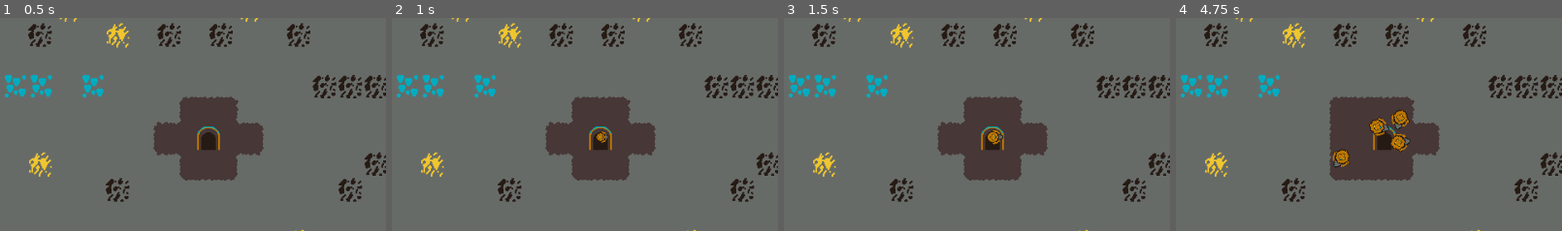
Above: before the commit, frames 1-4 (left to right).
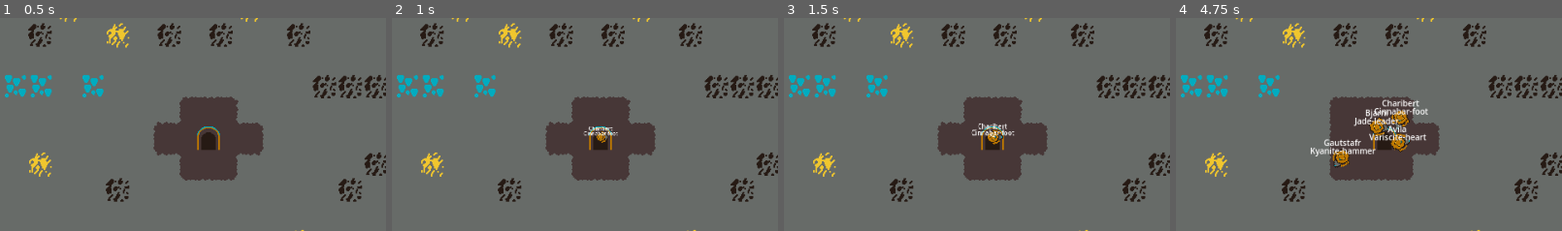
Above: after the commit, the same moments.

Repository: where-fore/dwarves
Game: Godot game, scene res://loose/main_game.tscn
Two runs of this game, one before a commit and one after it. Both use one fixed random seed, a clock stepped at 60 frames per second and the inputs below.
Inputs (mouse positions are % of the whole screen's width and height, from its top left):
- Up to frame 1 (0.5 s): no input
- Up to frame 2 (1 s): click "Everyone, get in here!" at 0.5 s
- Up to frame 3 (1.5 s): click "Everyone, get in here!" at 1.25 s
- Up to frame 4 (4.75 s): click "Everyone, get in here!" at 2 s; tap Enter at 2.75 s; move the mouse to (72, 46) at 2.77 s; tap 1 at 2.85, 3.6, 4.35 s; click (72, 46) at 2.92 s; move the mouse to (30, 56) at 3.52 s; click (30, 56) at 3.67 s; move the mouse to (60, 29) at 4.27 s; click (60, 29) at 4.42 s
The pictures show only the part of the screen within x 23-73%, y 23-73%; the shares and areas given below are measured in that part.

Frame 1 is identical in both runs. In frame 2, 0.2% of the frame differs, in the area x 49-59%, y 50-56%; in frame 3, 0.3%; in frame 4, 1.9%, in the area x 34-66%, y 38-65%.

Commit message:
dwarves have lil names

Diff:
--- /dev/null
+++ b/project/autoload/dwarf_names.gd
@@ -0,0 +1,217 @@
+extends Node
+
+func make_dwarf_name() -> String:
+	var generated_name:String = _get_first_name() + "\n" + _get_last_name()
+
+	if generated_name in _banned_full_names:
+		generated_name = make_dwarf_name()
+	else:
+		_banned_full_names.append(generated_name)
+
+	print_debug(generated_name)
+	return generated_name
+
+func clear_ban_list() -> void:
+	_banned_full_names = []
+
+func _get_first_name() -> String:
+	var chosen_first_name:String = _first_names.pick_random()
+	return chosen_first_name
+
+func _get_last_name() -> String:
+	var chosen_last_name:String = _last_names_prefixes.pick_random() + "-" + _last_name_suffixes.pick_random()
+	return chosen_last_name
+
+var _banned_full_names:Array[String] = []
+
+const _first_names:Array[String] = [
+	"Ago",
+	"Aki",
+	"Aghi",
+	"Aesc",
+	"Avila",
+	"Aveza",
+	"Avelina",
+	"Autchar",
+	"Baggi",
+	"Baldo",
+	"Berahard",
+	"Brando",
+	"Bjartr",
+	"Bjarni",
+	"Birna",
+	"Birgir",
+	"Bruno",
+	"Charibert",
+	"Chilperic",
+	"Dudda",
+	"Engel",
+	"Gautstafr",
+	"Gisli",
+	"Gunda",
+	"Haimo",
+	"Hallr",
+	"Harjamanno",
+	"Harjawaldaz",
+	"Haroknutr",
+	"Harjaberhtaz",
+	"Hildingr",
+	"Hludwig",
+	"Hrothilandaz",
+	"Hrothihildiz",
+	"Ketill",
+	"Ketillaug",
+	"Knutr",
+	"Kunibert",
+	"Odoacer",
+	"Richardis",
+	"Roza",
+	"Rudericus",
+	"Rudesind",
+	"Rumhilt",
+	"Runa",
+	"Runi",
+	"Sindri",
+	"Solvi",
+	"Somerled",
+	"Sturla",
+	"Suni",
+	"Sverrir",
+	"Swanahilda",
+	"Sveinungr",
+	"Tata",
+	"Thancrat",
+	"Thorior",
+	"Wina",
+	"Wine",
+	"Yrsa",
+	"Yngvildr",
+	"Yngvarr",
+	]
+
+const _last_names_prefixes:Array[String] = [
+	"Agate",
+	"Adamite",
+	"Aelxandrite",
+	"Amethyst",
+	"Amber",
+	"Ammolite",
+	"Anatas",
+	"Anorthite",
+	"Aquamarine",
+	"Aragonite",
+	"Azurite",
+	"Barite",
+	"Benitoite",
+	"Bloodstone",
+	"Boleite",
+	"Black-Diamond",
+	"Bornite",
+	"Calcite",
+	"Canasite",
+	"Carnelian",
+	"Chalcedony",
+	"Chameleon-Diamond",
+	"Cinnabar",
+	"Citrine",
+	"Corundum",
+	"Cuprite",
+	"Diamond",
+	"Dolomite",
+	"Emerald",
+	"Epidote",
+	"Feldspar",
+	"Fluorite",
+	"Gray-Diamond",
+	"Garnet",
+	"Hematite",
+	"Iolite",
+	"Jade",
+	"Jet",
+	"Kyanite",
+	"Lapis-Lazuli",
+	"Malachite",
+	"Milarite",
+	"Moonstone",
+	"Obsidian",
+	"Nephrite",
+	"Onyx",
+	"Periclase",
+	"Peridot",
+	"Pink-Diamond",
+	"Proustite",
+	"Pyrite",
+	"Quartz",
+	"Realgar",
+	"Red-Diamond",
+	"Rubellite",
+	"Ruby",
+	"Sapphire",
+	"Siderite",
+	"Spessartite",
+	"Spinel",
+	"Topaz",
+	"Variscite",
+	"Willemite",
+	"Yellow-Diamond",
+	"Zircon",
+	"Gold",
+	"Silver",
+	"Platinum",
+	"Palladium",
+	"Iridum",
+	"Copper",
+	"Bismuth",
+	"Uranium",
+	"Brass",
+	"Mithril",
+	"Adamant",
+	"Stone",
+	"Rock",
+	"Earth",
+	"Clay",
+	"Mud",
+	"Lava",
+	"Flint",
+	"Shale",
+	"Granite",
+	"Bedrock",
+	"Boulder",
+	"Crag",
+	"Soil",
+	]
+
+const _last_name_suffixes:Array[String] = [
+	"hater",
+	"lover",
+	"visionary",
+	"oracle",
+	"sniffer",
+	"cutter",
+	"joiner",
+	"taster",
+	"finder",
+	"destroyer",
+	"muncher",
+	"hoarder",
+	"worker",
+	"sage",
+	"leader",
+	"hammer",
+	"forge",
+	"anvil",
+	"foot",
+	"heart",
+	"hand",
+	"head",
+	"keeper",
+	"warden",
+	"delver",
+	"breaker",
+	"shield",
+	"sword",
+	"axe",
+	"shield",
+	"mace",
+	"flail",
+	]
--- a/project/loose/dwarf.gd
+++ b/project/loose/dwarf.gd
@@ -2,6 +2,8 @@
 
 @onready var navigation_agent_2d:NavigationAgent2D = $NavigationAgent2D
 @export var mining_detection_raycasts:Array[RayCast2D]
+@export var name_label:Label
+@export var name_label_positioner:Node2D
 
 var speed:float = 50.0
 
@@ -23,6 +25,8 @@
 	scale = Vector2.ZERO
 
 	spawn_in_animation()
+
+	generate_name()
 
 func _physics_process(delta: float) -> void:
 	if active:
@@ -64,7 +68,9 @@
 	var new_velocity:Vector2 = global_position.direction_to(next_path_position)
 
 	velocity = new_velocity * speed
-	if velocity.length() > 0: rotation = velocity.angle()
+	if velocity.length() > 0:
+		rotation = velocity.angle()
+		name_label_positioner.global_rotation = 0
 	move_and_slide()
 
 func set_movement_goal() -> void:
@@ -85,3 +91,6 @@
 	tween.tween_property(self, "scale", Vector2(1,1), spawn_in_animation_timer)
 	await tween.finished
 	active = true
+
+func generate_name() -> void:
+	name_label.text = DwarfNames.make_dwarf_name()
--- a/project/loose/dwarf.tscn
+++ b/project/loose/dwarf.tscn
@@ -6,9 +6,11 @@
 [sub_resource type="CircleShape2D" id="CircleShape2D_t5v1m"]
 radius = 16.0
 
-[node name="Dwarf" type="CharacterBody2D" node_paths=PackedStringArray("mining_detection_raycasts")]
+[node name="Dwarf" type="CharacterBody2D" node_paths=PackedStringArray("mining_detection_raycasts", "name_label", "name_label_positioner")]
 script = ExtResource("1_t5v1m")
 mining_detection_raycasts = [NodePath("RayCast2D"), NodePath("RayCast2D2"), NodePath("RayCast2D3")]
+name_label = NodePath("LabelPosition/NameLabel")
+name_label_positioner = NodePath("LabelPosition")
 
 [node name="Sprite2D" type="Sprite2D" parent="."]
 rotation = -1.5707964
@@ -29,3 +31,25 @@
 
 [node name="RayCast2D3" type="RayCast2D" parent="."]
 target_position = Vector2(22, 0)
+
+[node name="LabelPosition" type="Node2D" parent="."]
+
+[node name="NameLabel" type="Label" parent="LabelPosition"]
+anchors_preset = 7
+anchor_left = 0.5
+anchor_top = 1.0
+anchor_right = 0.5
+anchor_bottom = 1.0
+offset_left = -23.0
+offset_top = -23.0
+offset_right = 23.0
+grow_horizontal = 2
+grow_vertical = 0
+theme_override_colors/font_shadow_color = Color(0, 0, 0, 0)
+theme_override_colors/font_outline_color = Color(0, 0, 0, 1)
+theme_override_constants/line_spacing = -4
+theme_override_font_sizes/font_size = 10
+text = "tester
+tester"
+horizontal_alignment = 1
+vertical_alignment = 1
--- a/project/project.godot
+++ b/project/project.godot
@@ -18,6 +18,7 @@
 [autoload]
 
 DebugEvents="*res://autoload/debug_events.gd"
+DwarfNames="*res://autoload/dwarf_names.gd"
 
 [debug]
 
Not shown, added: project/autoload/dwarf_names.gd.uid
